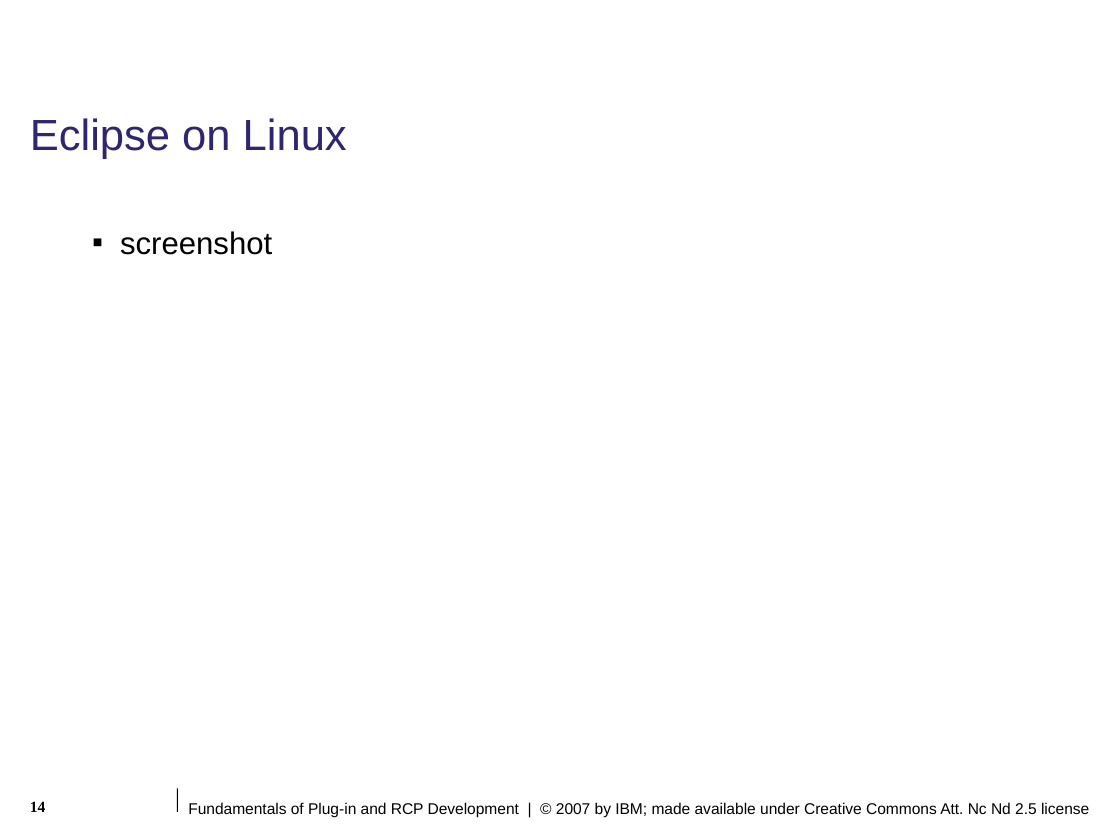
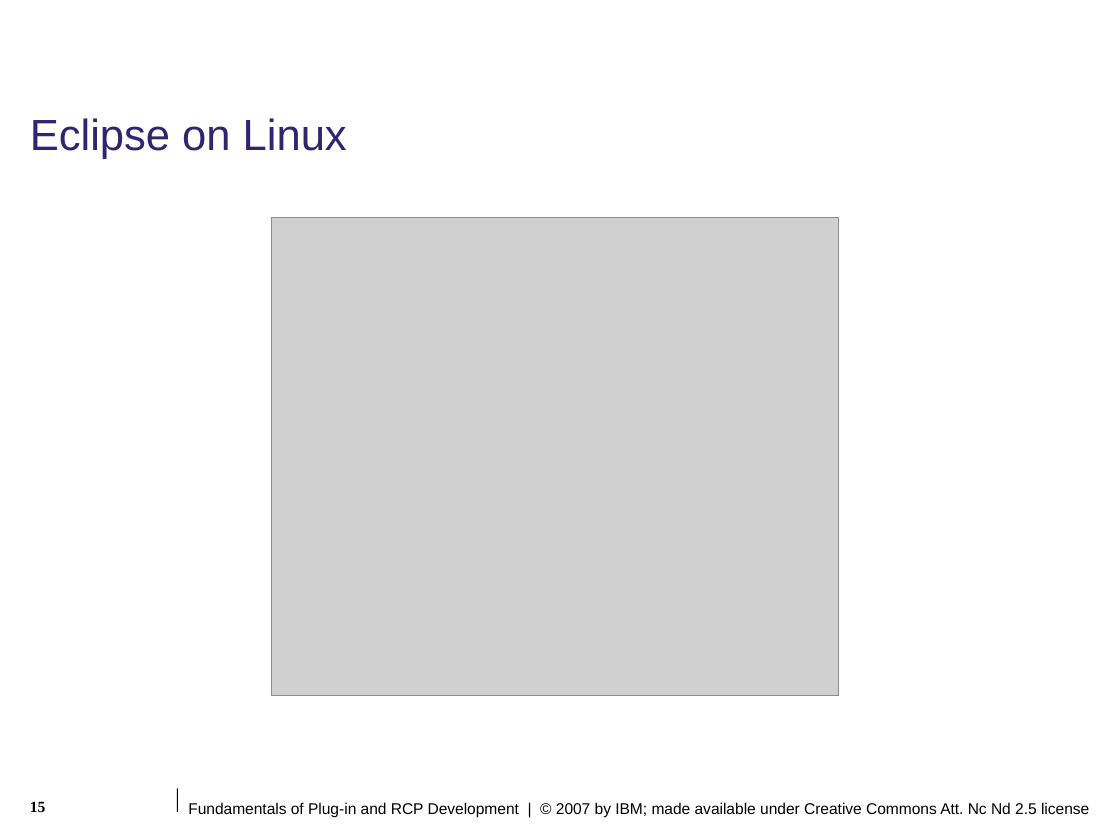
Before and after one commit to lukangping/eclipse.pde.incubator, a slide deck: slide 15 of presentations/eclipse-con/2007/slides/Fundamentals_of_Plugin_and_RCP_Development.ppt (slide 14 before the commit). Drawn at 1120x840 pixels with LibreOffice and Linux fonts; fonts in the diff are those of the drawing; grey boxes stand for pictures; background and template pictures are left out. Boxes give left, top, right and bottom in pixels: in the first picture for what was removed or moved away, otherwise in the second. Text is boxed around its words. In the diff, an @@ line names an element or a change of style, - is before the commit and + after.

Commit message:
Add images:  2007-02-15 19-38

```diff
--- a/presentations/eclipse-con/2007/slides/Fundamentals_of_Plugin_and_RCP_Development.ppt
+++ b/presentations/eclipse-con/2007/slides/Fundamentals_of_Plugin_and_RCP_Development.ppt
@@ text removed at [120,231,272,255] @@
-▪ screenshot
@@ picture added at [271,217,838,696] @@
@@ page number at [30,801,46,812]: text changed @@
-14
+15
```
Also in this commit, not shown: 6 other slides changed, 2 slides added, 1 slide removed.
